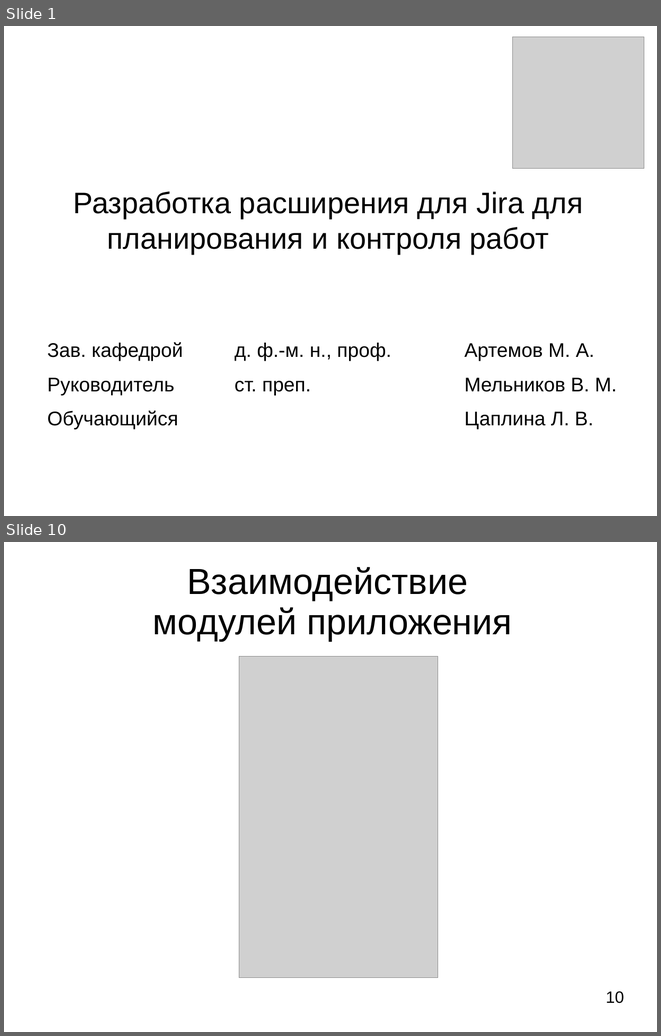
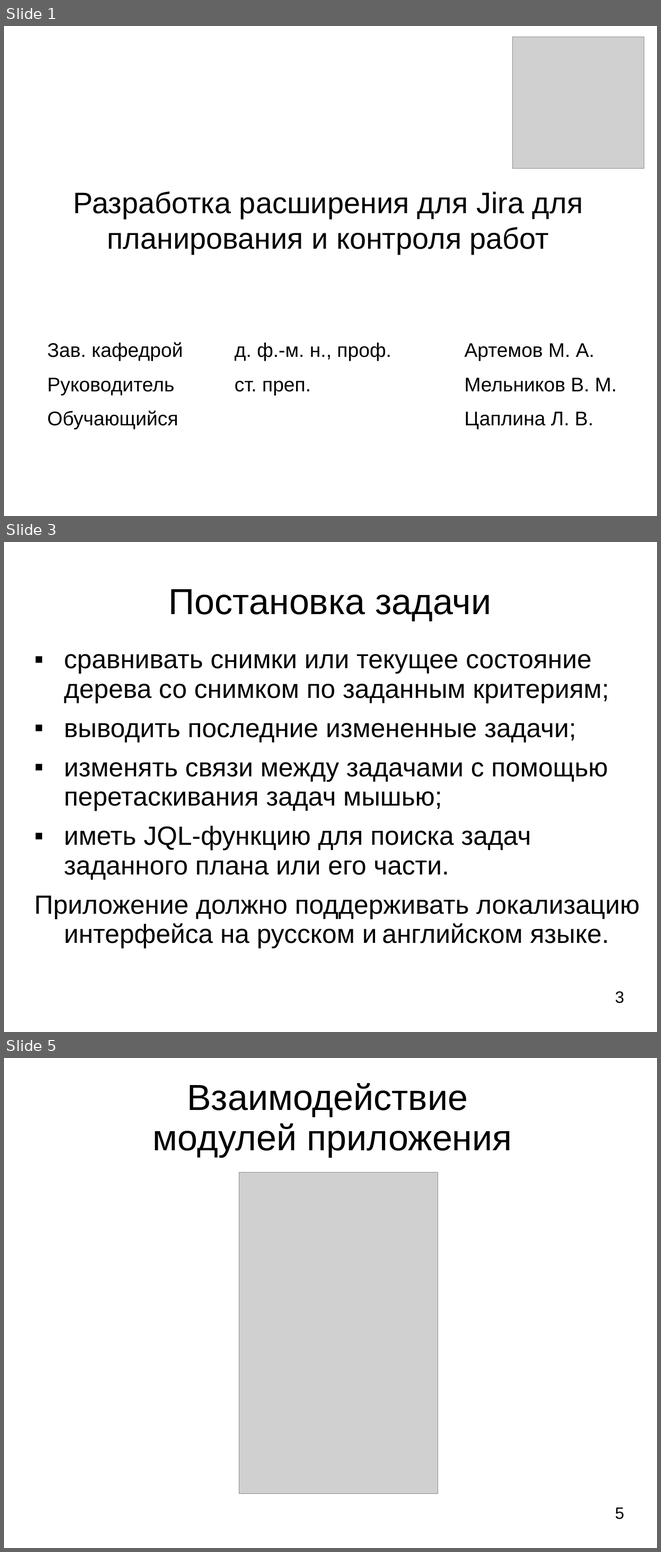
Before and after one commit to LilyTs/Diplom, a slide deck: Цаплина_(Дипломная).ppt. Shown one above the other, each under a label of ours: slides 1 and 10 before the commit, slides 1, 3 and 5 after it; the slides between them are not shown. The pictures are 661x1036 and 661x1552 pixels, drawn with LibreOffice and Linux fonts; fonts in the diff are those of the drawing; grey boxes stand for pictures. Boxes give left, top, right and bottom in pixels: in the first picture for what was removed or moved away, otherwise in the second. Text is boxed around its words. In the diff, an @@ line names an element or a change of style, - is before the commit and + after.

```diff
--- a/Цаплина_(Дипломная).ppt
+++ b/Цаплина_(Дипломная).ppt
@@ slide 3 added at (4, 542, 657, 1032), background #FFFFFF @@
@@ title added at (169, 589, 491, 621), 44 pt, text #000000 @@
+Постановка задачи
@@ text added at (34, 654, 639, 948), 32 pt, text #000000 @@
+▪ сравнивать снимки или текущее состояние дерева со снимком по заданным критериям;
+▪ выводить последние измененные задачи;
+▪ изменять связи между задачами с помощью перетаскивания задач мышью;
+▪ иметь JQL-функцию для поиска задач заданного плана или его части.
+Приложение должно поддерживать локализацию интерфейса на русском и английском языке.
@@ page number added at (615, 991, 624, 1003), 20 pt, text #000000 @@
+3
@@ what was slide 10 is now slide 5 @@
@@ page number at (615, 1507, 624, 1519): text changed @@
-10
+5
```
Also in this commit, not shown: 5 slides changed, 3 other slides added, 14 slides removed, 4 other files.
